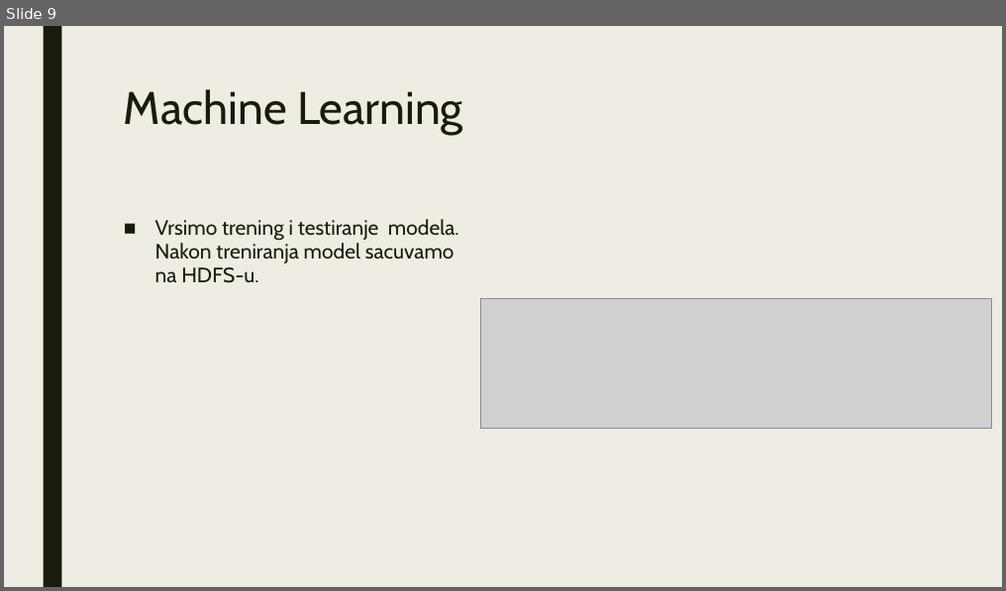
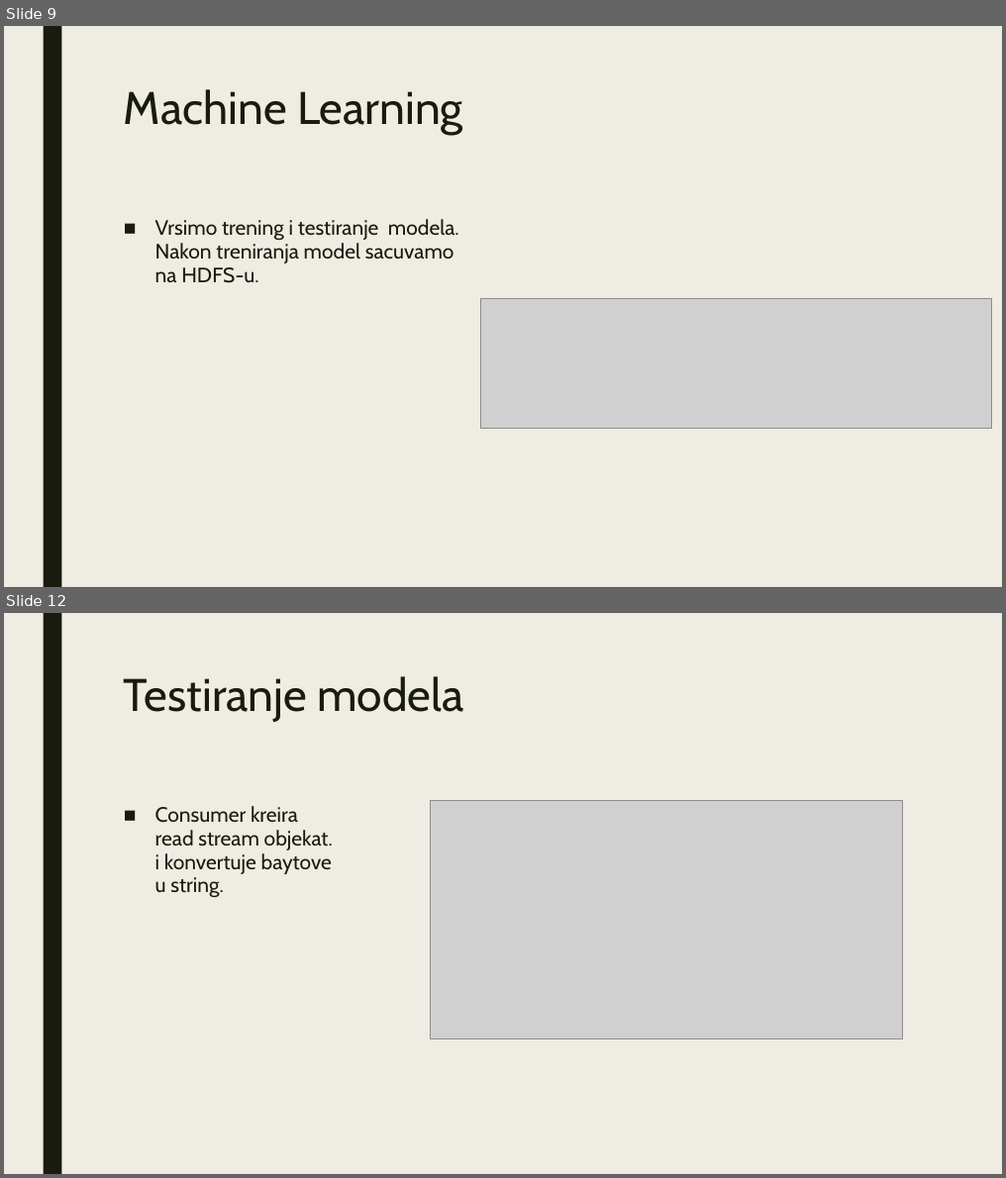
Before and after one commit to AlekCen94/BigData-Project-3, a slide deck: Big Data.pptx. Shown one above the other, each under a label of ours: slide 9 before the commit, slides 9 and 12 after it; the slides between them are not shown. The pictures are 1006x591 and 1006x1178 pixels, drawn with LibreOffice and Linux fonts; fonts in the diff are those of the drawing; grey boxes stand for pictures. Boxes give left, top, right and bottom in pixels: in the first picture for what was removed or moved away, otherwise in the second. Text is boxed around its words. In the diff, an @@ line names an element or a change of style, - is before the commit and + after.

```diff
--- a/Big Data.pptx
+++ b/Big Data.pptx
@@ slide 12 added at [4,613,1002,1174], background #EFEDE3; not listed: 1 template element that a slide beside it also shows @@
@@ title added at [124,676,463,722], 44 pt, text #191B0E @@
+Testiranje modela
@@ text added at [155,806,333,898], 20 pt, text #191B0E @@
+■ Consumer kreira read stream objekat. i konvertuje baytove u string.
@@ picture added at [431,800,902,1039] @@
```
Also in this commit, not shown: 4 slides changed, 4 other slides added.
